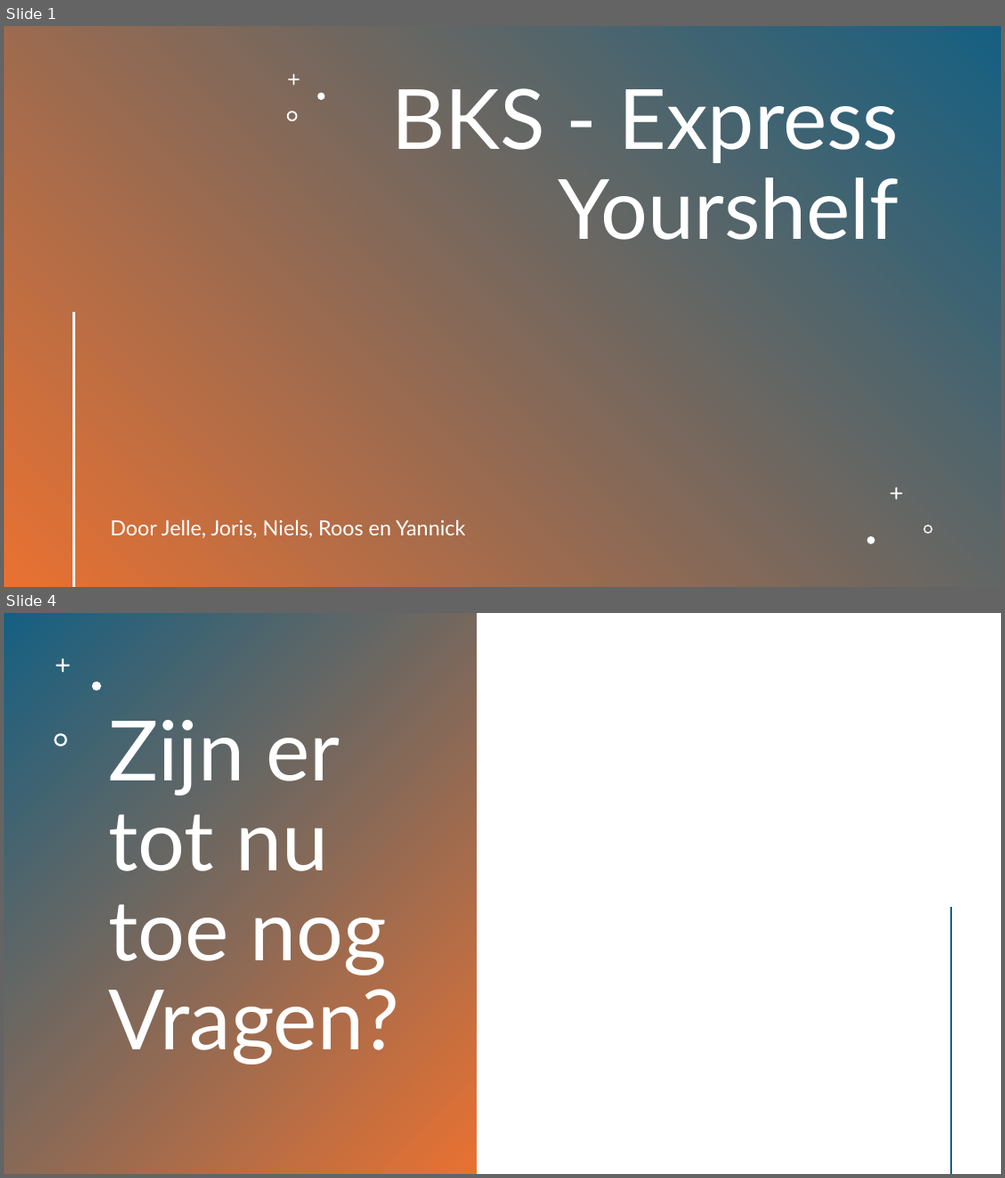
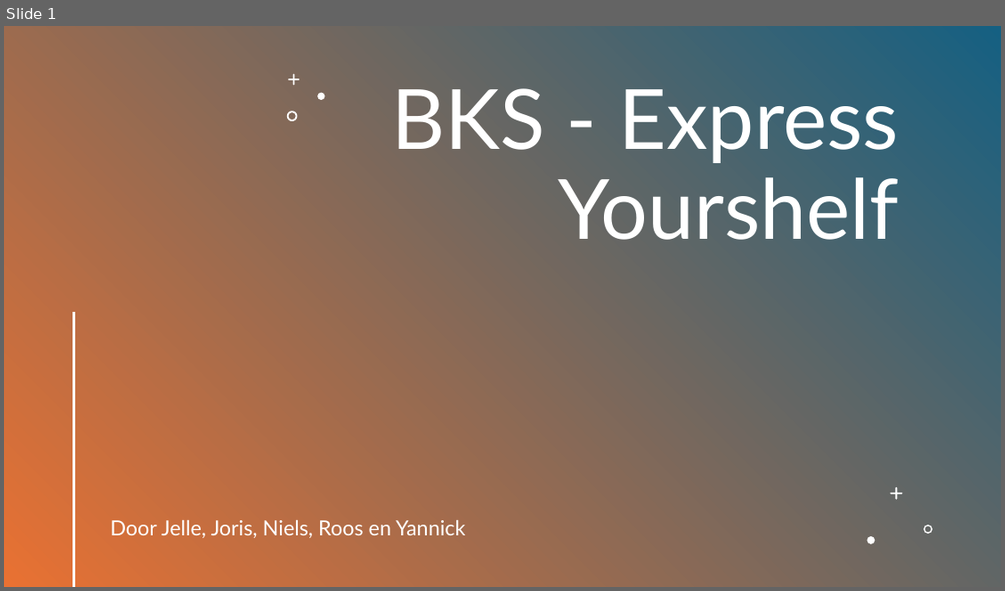
Before and after one commit to HANICA-DWA/project-sep23-klipspringer, a slide deck: groepsdocumenten/Presentatie - BKS.pptx. Shown one above the other, each under a label of ours: slides 1 and 4 before the commit, slide 1 after it; the slides between them are not shown. The pictures are 1005x1178 and 1005x591 pixels, drawn with LibreOffice and Linux fonts; fonts in the diff are those of the drawing. Boxes give left, top, right and bottom in pixels: in the first picture for what was removed or moved away, otherwise in the second. Text is boxed around its words. In the diff, an @@ line names an element or a change of style, - is before the commit and + after.

```diff
--- a/groepsdocumenten/Presentatie - BKS.pptx
+++ b/groepsdocumenten/Presentatie - BKS.pptx
@@ slide 4 removed at bbox=[4, 613, 1001, 1174], background #FFFFFF @@
@@ rectangle removed at bbox=[4, 613, 477, 1174] @@
@@ freeform shape removed at bbox=[56, 658, 70, 673] @@
@@ freeform shape removed at bbox=[92, 682, 101, 690] @@
@@ freeform shape removed at bbox=[54, 733, 67, 747] @@
@@ title removed at bbox=[109, 720, 399, 1064] @@
-Zijn er tot nu toe nog Vragen?
@@ line removed from (952, 908) to (952, 1173) @@
```
Also in this commit, not shown: 4 slides changed, 3 slides added, 1 other slide removed.
